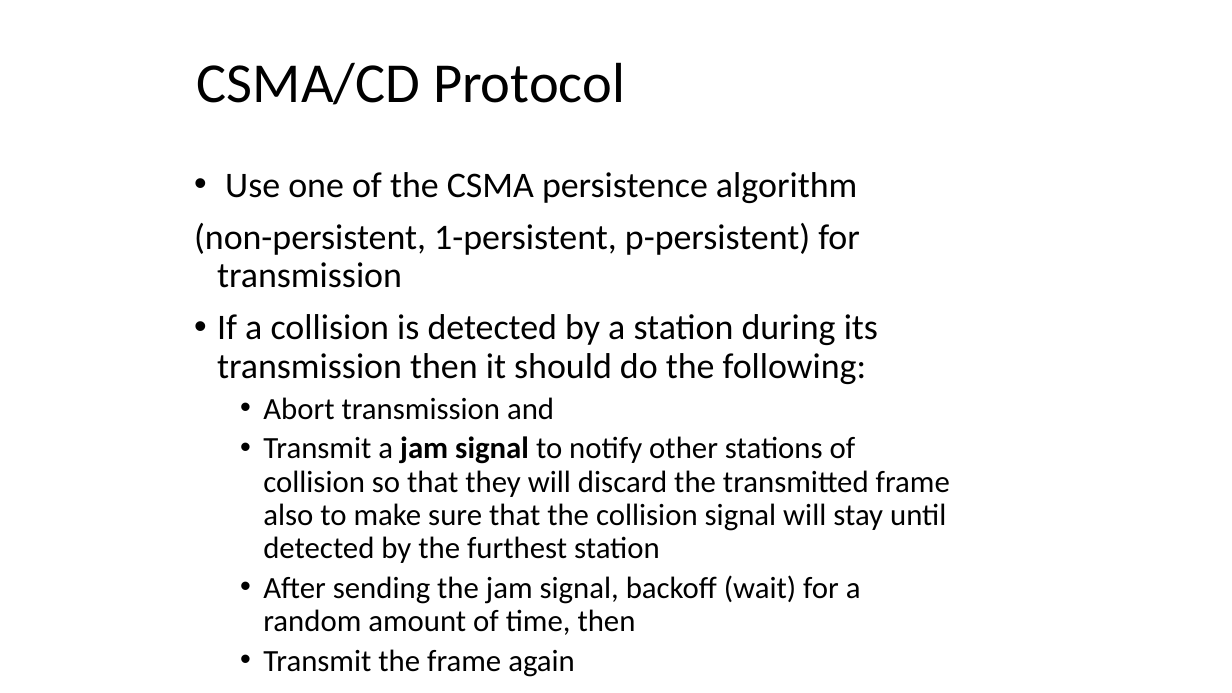
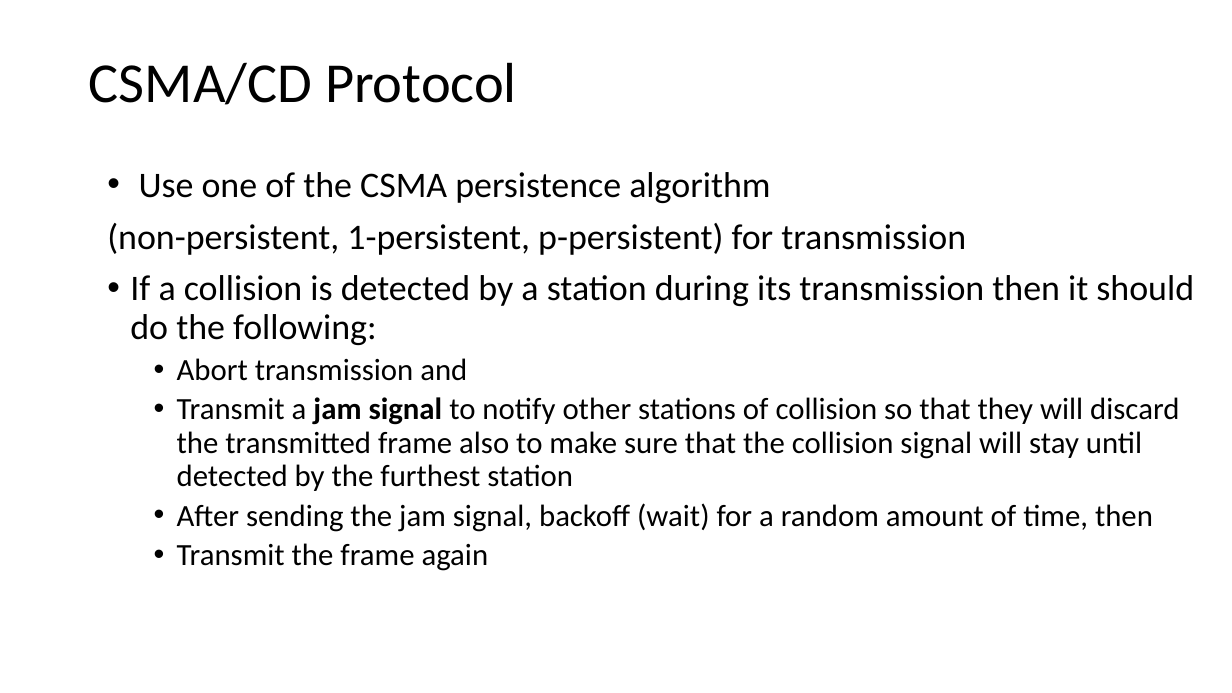
Before and after one commit to amelcharolinesgn2/DataNetCommunication, a slide deck: slide 29 of 6_8Network Communication_Multiple Access Control (MAC) Protocols.pptx. Drawn at 1232x693 pixels with LibreOffice and Linux fonts; fonts in the diff are those of the drawing. Boxes give left, top, right and bottom in pixels: in the first picture for what was removed or moved away, otherwise in the second. Text is boxed around its words. In the diff, an @@ line names an element or a change of style, - is before the commit and + after.

```diff
--- a/6_8Network Communication_Multiple Access Control (MAC) Protocols.pptx
+++ b/6_8Network Communication_Multiple Access Control (MAC) Protocols.pptx
@@ title "CSMA/CD Protocol": place and size @@
-title "CSMA/CD Protocol" at (197,62,625,105)
+title "CSMA/CD Protocol" at (89,62,517,105)
@@ text "Use one of the CSMA ..." rewrapped from (194,172,950,677) to (107,172,1194,571) @@
```
Also in this commit, not shown: 31 other slides changed, 3 other files.
